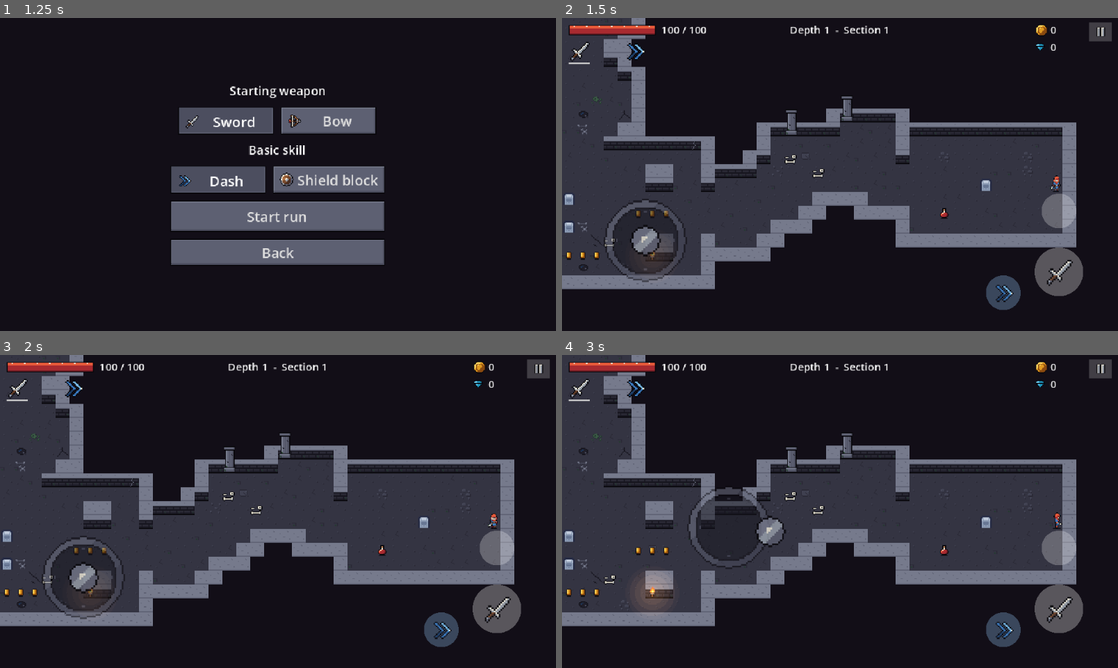
Above: before the commit, frames 1-4 (two rows, left to right).
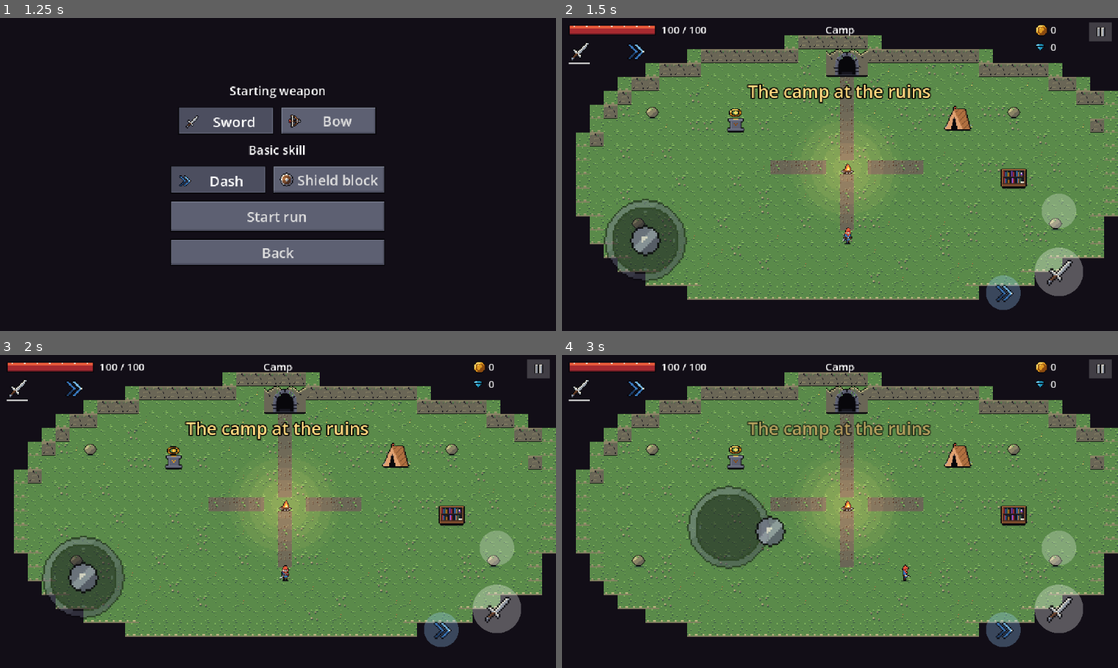
Above: after the commit, the same moments.

Repository: arturan2101/diplome_game
Game: Godot game, scene res://ui/main_menu.tscn
Two runs of this game, one before a commit and one after it. Both use one fixed random seed, a clock stepped at 60 frames per second and the inputs below.
Inputs (mouse positions are in pixels of both pictures, inside the frame that each line leads up to):
- Up to frame 1 (1.25 s): click "Play" at 0.5 s
- Up to frame 2 (1.5 s): click "Start run" at 1.25 s
- Up to frame 3 (2 s): no input
- Up to frame 4 (3 s): tap Enter (ui_accept) at 2, 2.27 s; move the mouse to (962, 495) at 2.02 s; hold D (move_right) 2.03-2.75 s; hold E (interact) 2.03-2.75 s; click (962, 495) at 2.17 s; drag from (728, 527) to (945, 549) at 2.77 s

Frame 1 is identical in both runs. In frame 2, 75% of the frame differs, in the area x 0-100%, y 0-90%; in frame 3, 75%; in frame 4, 75%.

Commit message:
Stage 34: the camp at the ruins between runs
- camp/camp.tscn: a grass clearing under cliffs from a hand-made map
  (camp/camp_map.txt, drawn by the real Level with level/camp_theme.tres), the
  arch to the ruins, a campfire with a glow, a tent, the skill altar and the
  spell shelf (art of the art session); solid props get a small body.
- CampStation: the arch starts a run, the altar and the shelf ask for their
  screens (stages 35 and 36).
- With meta_progression the menu and "play again" lead to the camp; the clean
  series and the playtest keep the old way. HUD shows "Camp".

Co-Authored-By: Claude Opus 5.5 <noreply@anthropic.com>

Diff:
--- /dev/null
+++ b/camp/camp.gd
@@ -0,0 +1,179 @@
+class_name Camp
+extends Node2D
+## The camp at the entrance to the ruins, between runs (stage 34; only with the progress
+## between runs on). The player walks around a grass clearing under the cliffs: the
+## arch in the cliff starts a run, the skill altar opens the permanent skills (stage 35),
+## the shelf of books the spell unlocks (stage 36); a campfire and a tent for the look.
+## The clearing is a hand-made map (camp/camp_map.txt) drawn by the real Level code
+## with the camp tiles. Letters in the map put things on cells.
+
+## The altar or the shelf was used (their screens listen).
+signal skills_requested
+signal spells_requested
+## The player went through the arch: a new run starts.
+signal entered_ruins
+
+const GAME_SCENE: String = "res://main/main.tscn"
+## Letters of the map: a thing standing on that cell (the cell itself is floor),
+## and ":" a cell of the dirt path.
+const MARK_ENTRANCE: String = "E"
+const MARK_FIRE: String = "F"
+const MARK_TENT: String = "T"
+const MARK_ALTAR: String = "A"
+const MARK_SHELF: String = "S"
+const MARK_START: String = "P"
+const MARK_PATH: String = ":"
+const WALL_CHAR: String = "#"
+const COVER_CHAR: String = "%"
+
+@export var level: Level
+@export var player: Player
+@export var hud: Hud
+@export_file("*.txt") var map_path: String = "res://camp/camp_map.txt"
+@export_group("Look")
+@export var entrance_texture: Texture2D = preload("res://assets/art/level/ruins_entrance.png")
+@export var campfire_texture: Texture2D = preload("res://assets/art/level/campfire.png")
+@export var campfire_frames: int = 4
+@export var tent_texture: Texture2D = preload("res://assets/art/level/tent.png")
+@export var altar_texture: Texture2D = preload("res://assets/art/level/altar.png")
+@export var altar_frames: int = 4
+@export var shelf_texture: Texture2D = preload("res://assets/art/level/spell_shelf.png")
+## Warm glow of the campfire (additive).
+@export var fire_light: Texture2D = preload("res://assets/art/fx/light_torch.png")
+@export var fire_light_color: Color = Color(1.0, 0.6, 0.3, 0.2)
+@export var fire_light_scale: float = 2.0
+@export_flags_2d_physics var solid_layer: int = 1
+## Change to the game scene when the player enters the ruins (tests turn it off).
+@export var change_scene_on_enter: bool = true
+
+## Cells of the letters in the map: {letter: cell}.
+var marks: Dictionary = {}
+var entrance: CampStation = null
+var altar: CampStation = null
+var shelf: CampStation = null
+
+
+func _ready() -> void:
+	level.build(read_map())
+	player.add_weapon(GameManager.starting_weapon)
+	player.set_skill(GameManager.starting_skill)
+	player.teleport(level.cell_center(marks.get(MARK_START, Vector2i.ONE)))
+	hud.bind_player(player)
+	hud.show_camp()
+	_place_things()
+	hud.show_banner("The camp at the ruins")
+
+
+## The map as a LevelGrid; fills marks with the letters' cells.
+func read_map() -> LevelGrid:
+	var lines: PackedStringArray = FileAccess.get_file_as_string(map_path).strip_edges().split("\n")
+	var rows: PackedStringArray = PackedStringArray()
+	var paved: Array[Vector2i] = []
+	marks.clear()
+	for y in lines.size():
+		var row: String = lines[y].strip_edges(false, true)
+		var plain: String = ""
+		for x in row.length():
+			var letter: String = row[x]
+			if letter == WALL_CHAR or letter == COVER_CHAR:
+				plain += letter
+				continue
+			if letter == MARK_PATH:
+				paved.append(Vector2i(x, y))
+			elif letter != ".":
+				marks[letter] = Vector2i(x, y)
+			plain += "."
+		rows.append(plain)
+	var grid: LevelGrid = LevelGrid.from_text("\n".join(rows))
+	for cell: Vector2i in paved:
+		grid.paved[cell] = true
+	return grid
+
+
+func _place_things() -> void:
+	if marks.has(MARK_ENTRANCE):
+		_add_picture(entrance_texture, 1, marks[MARK_ENTRANCE], false)
+		entrance = _add_station(marks[MARK_ENTRANCE], "Enter the ruins")
+		entrance.used.connect(_on_entrance_used)
+	if marks.has(MARK_FIRE):
+		_add_picture(campfire_texture, campfire_frames, marks[MARK_FIRE], true)
+		_add_glow(marks[MARK_FIRE])
+	if marks.has(MARK_TENT):
+		_add_picture(tent_texture, 1, marks[MARK_TENT], true)
+	if marks.has(MARK_ALTAR):
+		_add_picture(altar_texture, altar_frames, marks[MARK_ALTAR], true)
+		altar = _add_station(marks[MARK_ALTAR] + Vector2i.DOWN, "Skills at the altar")
+		altar.used.connect(_on_altar_used)
+	if marks.has(MARK_SHELF):
+		_add_picture(shelf_texture, 1, marks[MARK_SHELF], true)
+		shelf = _add_station(marks[MARK_SHELF] + Vector2i.DOWN, "Spells on the shelf")
+		shelf.used.connect(_on_shelf_used)
+
+
+## A picture standing on a cell (its bottom on the cell's bottom), animated if it is a
+## strip; solid things get a small body at their foot.
+func _add_picture(picture: Texture2D, frames: int, cell: Vector2i, solid: bool) -> void:
+	if picture == null:
+		return
+	var sprite: StripSprite = StripSprite.new()
+	sprite.texture = picture
+	sprite.hframes = maxi(frames, 1)
+	sprite.fps = 6.0 if frames > 1 else 0.0
+	var size: Vector2 = Vector2(picture.get_width() / maxi(frames, 1), picture.get_height())
+	sprite.position = level.to_local(level.cell_center(cell)) + Vector2(0.0, 8.0 - size.y * 0.5)
+	level.add_child(sprite)
+	if solid:
+		var body: StaticBody2D = StaticBody2D.new()
+		body.collision_layer = solid_layer
+		body.collision_mask = 0
+		var shape: CollisionShape2D = CollisionShape2D.new()
+		var rect: RectangleShape2D = RectangleShape2D.new()
+		rect.size = Vector2(size.x - 4.0, 10.0)
+		shape.shape = rect
+		body.add_child(shape)
+		body.position = level.to_local(level.cell_center(cell)) + Vector2(0.0, 2.0)
+		level.add_child(body)
+
+
+func _add_glow(cell: Vector2i) -> void:
+	if fire_light == null:
+		return
+	var glow: Sprite2D = Sprite2D.new()
+	glow.texture = fire_light
+	glow.scale = Vector2.ONE * fire_light_scale
+	glow.modulate = fire_light_color
+	var additive: CanvasItemMaterial = CanvasItemMaterial.new()
+	additive.blend_mode = CanvasItemMaterial.BLEND_MODE_ADD
+	glow.material = additive
+	glow.position = level.to_local(level.cell_center(cell))
+	level.add_child(glow)
+
+
+func _add_station(cell: Vector2i, hint: String) -> CampStation:
+	var station: CampStation = CampStation.new()
+	station.prompt = hint
+	station.position = level.to_local(level.cell_center(cell))
+	level.add_child(station)
+	return station
+
+
+func _on_entrance_used(_station: CampStation) -> void:
+	player.set_controls_enabled(false)
+	GameManager.start_run()
+	entered_ruins.emit()
+	if not change_scene_on_enter:
+		return
+	await hud.fade_out()
+	get_tree().change_scene_to_file(GAME_SCENE)
+
+
+func _on_altar_used(_station: CampStation) -> void:
+	if skills_requested.get_connections().is_empty():
+		hud.show_banner("The altar is quiet for now")
+	skills_requested.emit()
+
+
+func _on_shelf_used(_station: CampStation) -> void:
+	if spells_requested.get_connections().is_empty():
+		hud.show_banner("The shelf is dusty for now")
+	spells_requested.emit()
--- /dev/null
+++ b/camp/camp.tscn
@@ -0,0 +1,24 @@
+[gd_scene load_steps=7 format=3]
+
+[ext_resource type="Script" path="res://camp/camp.gd" id="1"]
+[ext_resource type="Script" path="res://level/level.gd" id="2"]
+[ext_resource type="Resource" path="res://level/camp_theme.tres" id="3"]
+[ext_resource type="PackedScene" path="res://actors/player/player.tscn" id="4"]
+[ext_resource type="PackedScene" path="res://ui/hud.tscn" id="5"]
+[ext_resource type="PackedScene" path="res://ui/pause_menu.tscn" id="6"]
+
+[node name="Camp" type="Node2D" node_paths=PackedStringArray("level", "player", "hud")]
+script = ExtResource("1")
+level = NodePath("Level")
+player = NodePath("Player")
+hud = NodePath("HUD")
+
+[node name="Level" type="Node2D" parent="."]
+script = ExtResource("2")
+theme = ExtResource("3")
+
+[node name="Player" parent="." instance=ExtResource("4")]
+
+[node name="HUD" parent="." instance=ExtResource("5")]
+
+[node name="PauseMenu" parent="." instance=ExtResource("6")]
--- /dev/null
+++ b/camp/camp_station.gd
@@ -0,0 +1,18 @@
+class_name CampStation
+extends Interactable
+## A place in the camp the player uses with the interact button: the entrance to the
+## ruins, the skill altar, the spell shelf. It only reports the use; the camp acts.
+
+signal used(station: CampStation)
+
+## Hint shown next to it.
+@export var prompt: String = ""
+
+
+func get_prompt() -> String:
+	return prompt
+
+
+func interact(_player: Player) -> bool:
+	used.emit(self)
+	return true
--- /dev/null
+++ b/level/camp_theme.tres
@@ -0,0 +1,21 @@
+[gd_resource type="Resource" script_class="TileTheme" load_steps=4 format=3]
+
+[ext_resource type="Script" path="res://level/tile_theme.gd" id="1"]
+[ext_resource type="Texture2D" path="res://assets/art/tiles/camp_tiles_atlas.png" id="2"]
+[ext_resource type="Texture2D" path="res://assets/art/tiles/ruins_hazards.png" id="3"]
+
+[resource]
+script = ExtResource("1")
+tile_size = 16
+texture = ExtResource("2")
+hazard_texture = ExtResource("3")
+floor_tiles = Array[Vector2i]([Vector2i(0, 0), Vector2i(1, 0), Vector2i(4, 0)])
+floor_variant_chance = 0.2
+wall_tiles = Array[Vector2i]([Vector2i(6, 0)])
+wall_top_tiles = Array[Vector2i]([Vector2i(7, 0)])
+paved_floor_tiles = Array[Vector2i]([Vector2i(2, 0), Vector2i(3, 0)])
+cover_tile = Vector2i(5, 0)
+pit_tile = Vector2i(0, 0)
+pit_inner_tile = Vector2i(7, 0)
+spikes_tile = Vector2i(1, 0)
+solid_collision_layer = 1
--- /dev/null
+++ b/tests/test_camp.gd
@@ -0,0 +1,50 @@
+extends TestCase
+## Headless test for the camp between runs (stage 34): the map is read with its marks,
+## the clearing is open from the start to the arch, the altar and the shelf; the arch,
+## the altar and the shelf are stations the player can use; going through the arch
+## starts a new run; the menu and the death screen lead to the camp only with the
+## progress between runs on.
+
+const CAMP_SCENE: String = "res://camp/camp.tscn"
+
+
+func run() -> void:
+	await _test_camp()
+	_test_flow_switch()
+
+
+func _test_camp() -> void:
+	var camp: Camp = (load(CAMP_SCENE) as PackedScene).instantiate() as Camp
+	camp.change_scene_on_enter = false
+	add_child(camp)
+	await physics_frames(3)
+	var reached: Dictionary = camp.level.grid.reachable_floor(camp.marks[Camp.MARK_START])
+	var all_marks: bool = true
+	for mark: String in [Camp.MARK_ENTRANCE, Camp.MARK_FIRE, Camp.MARK_TENT, Camp.MARK_ALTAR, Camp.MARK_SHELF, Camp.MARK_START]:
+		if not camp.marks.has(mark):
+			all_marks = false
+	check(all_marks and reached.has(camp.marks[Camp.MARK_ENTRANCE]) and reached.has(camp.marks[Camp.MARK_ALTAR] + Vector2i.DOWN)
+			and reached.has(camp.marks[Camp.MARK_SHELF] + Vector2i.DOWN), "the camp map has every place, all reachable from the start")
+	check(not camp.level.grid.paved.is_empty(), "the dirt path is drawn")
+	camp.player.teleport(camp.altar.global_position)
+	await physics_frames(3)
+	check(camp.player.interaction_target == camp.altar and camp.altar.get_prompt() != "", "next to the altar the player can use it")
+	var asked: Array[bool] = [false]
+	camp.skills_requested.connect(func() -> void: asked[0] = true)
+	camp.altar.interact(camp.player)
+	check(asked[0], "using the altar asks for the skills")
+	var entered: Array[bool] = [false]
+	camp.entered_ruins.connect(func() -> void: entered[0] = true)
+	var seed_before: int = GameManager.run_seed
+	GameManager.forced_seed = seed_before + 1
+	camp.entrance.interact(camp.player)
+	check(entered[0] and GameManager.run_seed == seed_before + 1 and GameManager.section_index == 0,
+			"going through the arch starts a new run")
+	GameManager.forced_seed = GameManager.RANDOM_SEED
+	camp.queue_free()
+	await physics_frames(2)
+
+
+func _test_flow_switch() -> void:
+	check(GameManager.load_config("full").meta_progression and not GameManager.load_config("clean_soft").meta_progression,
+			"the camp is part of the full game only (not the clean series or the playtest)")
--- a/ui/death_screen.gd
+++ b/ui/death_screen.gd
@@ -4,6 +4,8 @@
 ## or straight into a new run with the same loadout.
 
 const MENU_SCENE: String = "res://ui/main_menu.tscn"
+## With the progress between runs, "play again" goes back to the camp first.
+const CAMP_SCENE: String = "res://camp/camp.tscn"
 
 @export var panel: Control
 @export var stats_label: Label
@@ -39,6 +41,10 @@
 
 
 func _on_again_pressed() -> void:
+	if GameManager.config.meta_progression:
+		get_tree().paused = false
+		get_tree().change_scene_to_file(CAMP_SCENE)
+		return
 	GameManager.restart_run()
 
 
--- a/ui/hud.gd
+++ b/ui/hud.gd
@@ -332,6 +332,12 @@
 		depth_label.text = "Depth %d  -  Section %d" % [depth + 1, section_index + 1]
 
 
+## "Camp" while the player is in the camp between runs.
+func show_camp() -> void:
+	if depth_label != null:
+		depth_label.text = "Camp"
+
+
 ## "Depth 2  -  Glade" while the player is on the merchant's glade (not a section).
 func show_glade(depth: int) -> void:
 	if depth_label != null:
--- a/ui/main_menu.gd
+++ b/ui/main_menu.gd
@@ -5,6 +5,8 @@
 ## player; it only goes to the log.
 
 const GAME_SCENE: String = "res://main/main.tscn"
+## With the progress between runs, a run starts from the camp at the ruins.
+const CAMP_SCENE: String = "res://camp/camp.tscn"
 const RANDOM_SEED_TEXT: String = ""
 
 ## Weapons and skills offered before a run. Adding one here adds a button.
@@ -119,6 +121,9 @@
 		GameManager.starting_weapon = _selected_weapon
 	if _selected_skill != null:
 		GameManager.starting_skill = _selected_skill
+	if GameManager.config.meta_progression:
+		get_tree().change_scene_to_file(CAMP_SCENE)
+		return
 	GameManager.start_run()
 	get_tree().change_scene_to_file(GAME_SCENE)
 
Not shown, added: camp/camp.gd.uid
Not shown, added: camp/camp_map.txt
Not shown, added: camp/camp_station.gd.uid
Not shown, added: tests/test_camp.gd.uid
